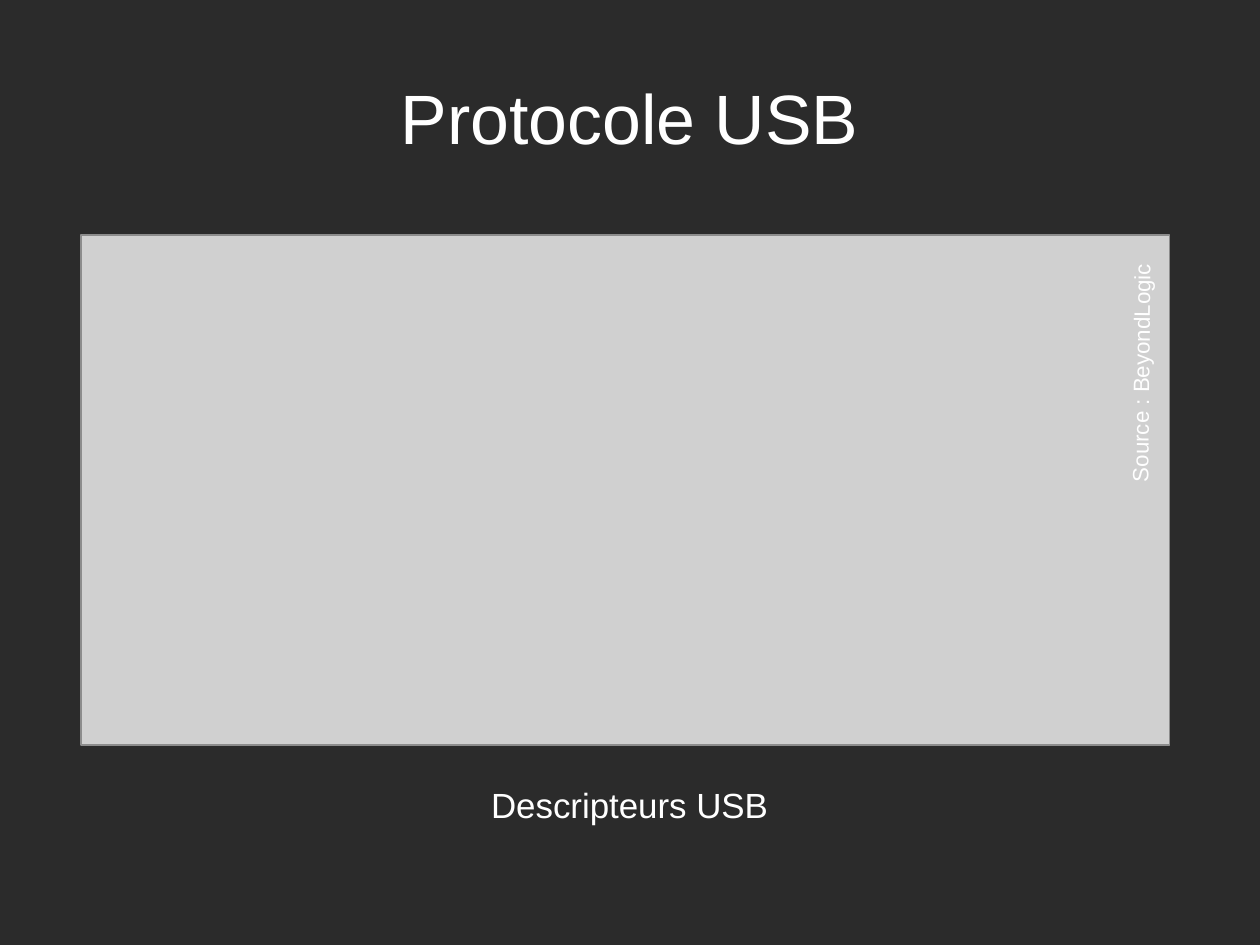
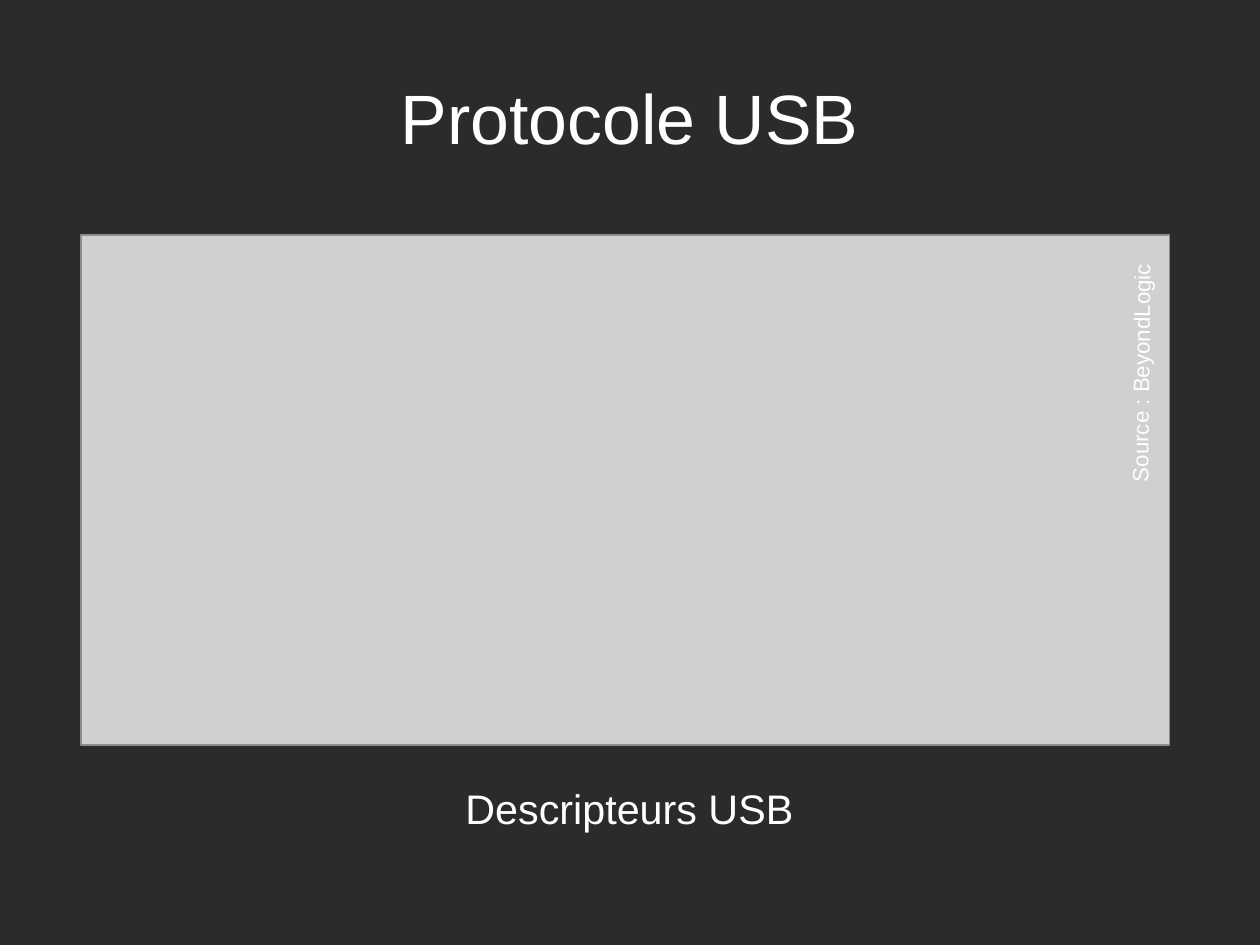
Before and after one commit to rguillomon/IMA3-4_Project, a slide deck: slide 9 of P12(périphUSB).odp. Drawn at 1260x945 pixels with LibreOffice and Linux fonts; fonts in the diff are those of the drawing; grey boxes stand for pictures; background and template pictures are left out; a plain dark background stands for a picture behind light text. Boxes give left, top, right and bottom in pixels: in the first picture for what was removed or moved away, otherwise in the second. Text is boxed around its words. In the diff, an @@ line names an element or a change of style, - is before the commit and + after.

```diff
--- a/P12(périphUSB).odp
+++ b/P12(périphUSB).odp
@@ text "Descripteurs USB": place and size @@
-text "Descripteurs USB" at <box>491,792,768,825</box>
+text "Descripteurs USB" at <box>465,794,793,832</box>
@@ text "Descripteurs USB" at <box>465,794,793,832</box>: size 22 to 26 pt @@
```
Also in this commit, not shown: 5 slides added, 1 slide removed.
